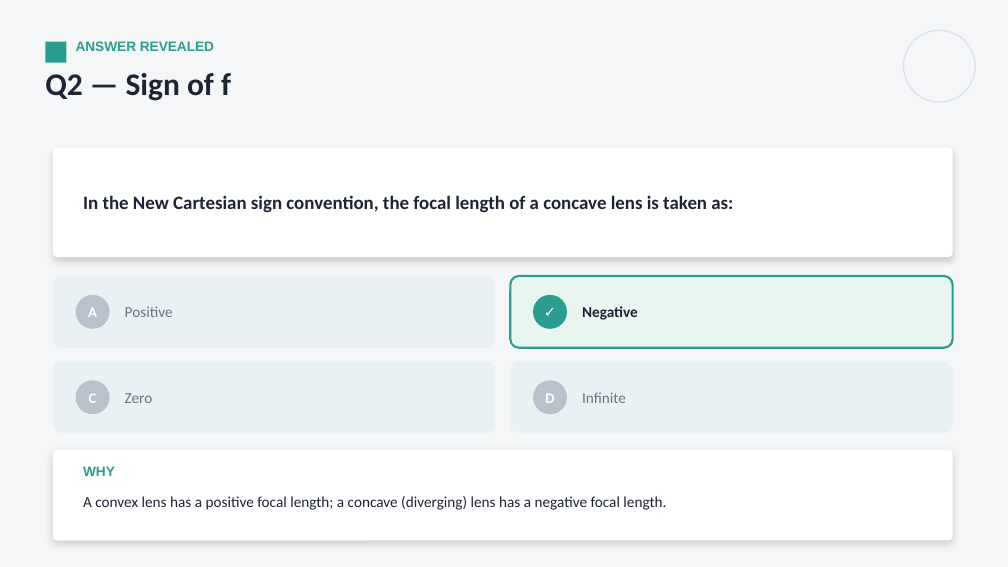
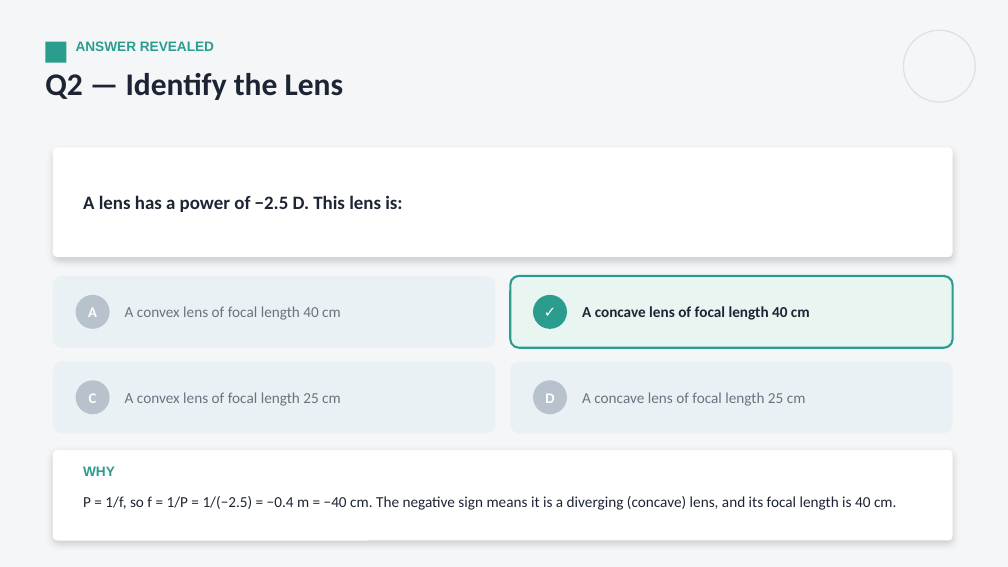
Before and after one commit to parmeshwars2911/MyFirstAR, a slide deck: slide 13 of ppt/Grade10/G10_S44_Refraction_Through_a_Lens_2.pptx. Drawn at 1008x567 pixels with LibreOffice and Linux fonts; fonts in the diff are those of the drawing. Boxes give left, top, right and bottom in pixels: in the first picture for what was removed or moved away, otherwise in the second. Text is boxed around its words. In the diff, an @@ line names an element or a change of style, - is before the commit and + after.

```diff
--- a/ppt/Grade10/G10_S44_Refraction_Through_a_Lens_2.pptx
+++ b/ppt/Grade10/G10_S44_Refraction_Through_a_Lens_2.pptx
@@ text at (x1=45, y1=73, x2=344, y2=100): text changed @@
-Q2 — Sign of f
+Q2 — Identify the Lens
@@ text at (x1=83, y1=195, x2=402, y2=212): text changed @@
-In the New Cartesian sign convention, the focal length of a concave lens is taken as:
+A lens has a power of −2.5 D. This lens is:
@@ text at (x1=125, y1=306, x2=341, y2=320): text changed @@
-Positive
+A convex lens of focal length 40 cm
@@ text at (x1=582, y1=306, x2=810, y2=320): text changed @@
-Negative
+A concave lens of focal length 40 cm
@@ text at (x1=125, y1=392, x2=341, y2=406): text changed @@
-Zero
+A convex lens of focal length 25 cm
@@ text at (x1=582, y1=392, x2=806, y2=406): text changed @@
-Infinite
+A concave lens of focal length 25 cm
@@ text at (x1=83, y1=496, x2=896, y2=510): text changed @@
-A convex lens has a positive focal length; a concave (diverging) lens has a negative focal length.
+P = 1/f, so f = 1/P = 1/(−2.5) = −0.4 m = −40 cm. The negative sign means it is a diverging (concave) lens, and its focal length is 40 cm.
```
Also in this commit, not shown: 5 other slides changed, 14 other files.
